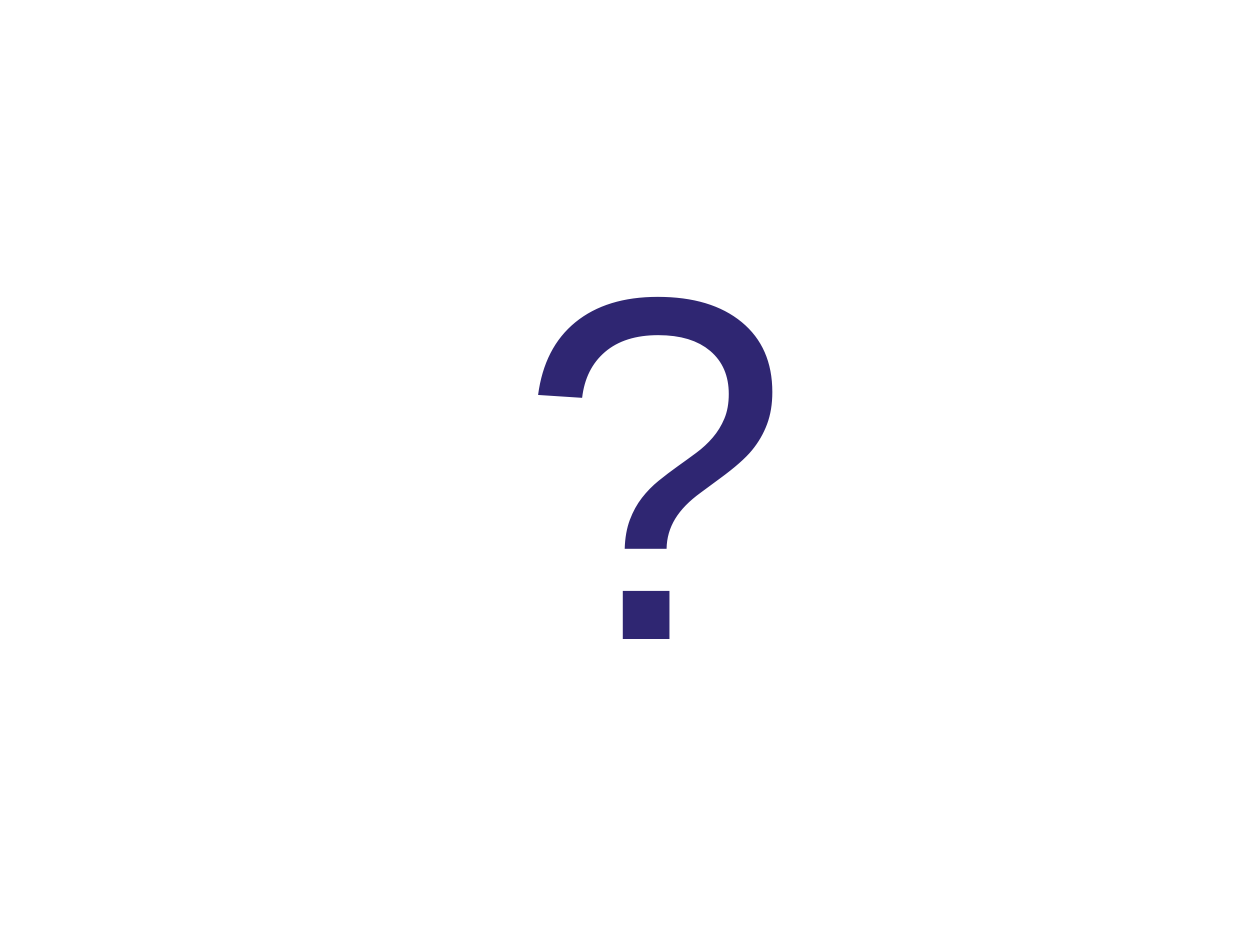
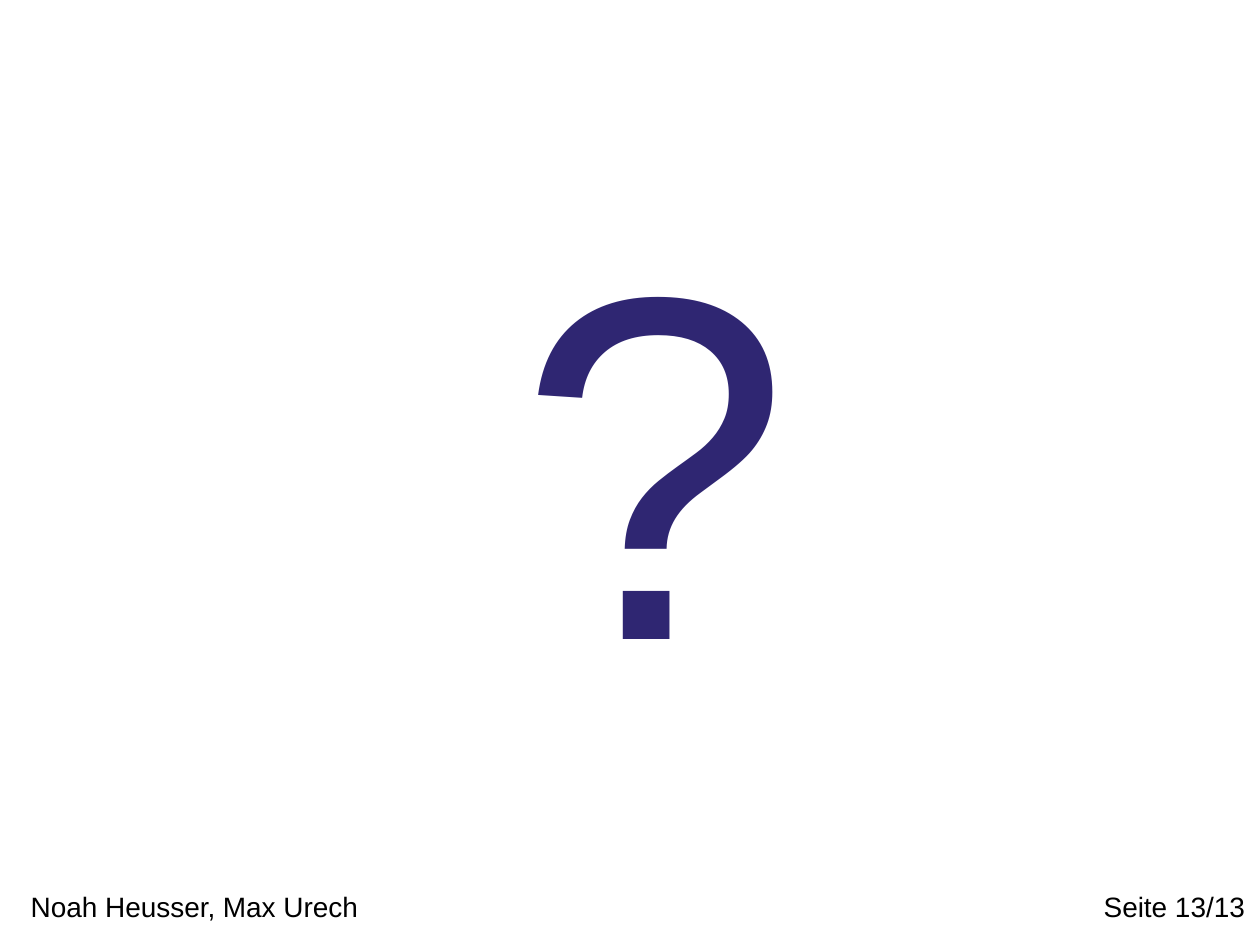
Before and after one commit to phsommer/yeti, a slide deck: slide 13 of TinyOS Refactoring/doc/presentation.odp (slide 9 before the commit). Drawn at 1260x945 pixels with LibreOffice and Linux fonts; fonts in the diff are those of the drawing; background and template pictures are left out. Boxes give left, top, right and bottom in pixels: in the first picture for what was removed or moved away, otherwise in the second. Text is boxed around its words. In the diff, an @@ line names an element or a change of style, - is before the commit and + after.

```diff
--- a/TinyOS Refactoring/doc/presentation.odp
+++ b/TinyOS Refactoring/doc/presentation.odp
@@ text added at (31,896,357,921), 16 pt, text #000000 @@
+Noah Heusser, Max Urech
@@ page number added at (1104,896,1245,918), 16 pt, text #000000 @@
+Seite 13/13
```
Also in this commit, not shown: 8 other slides changed, 4 slides added.
